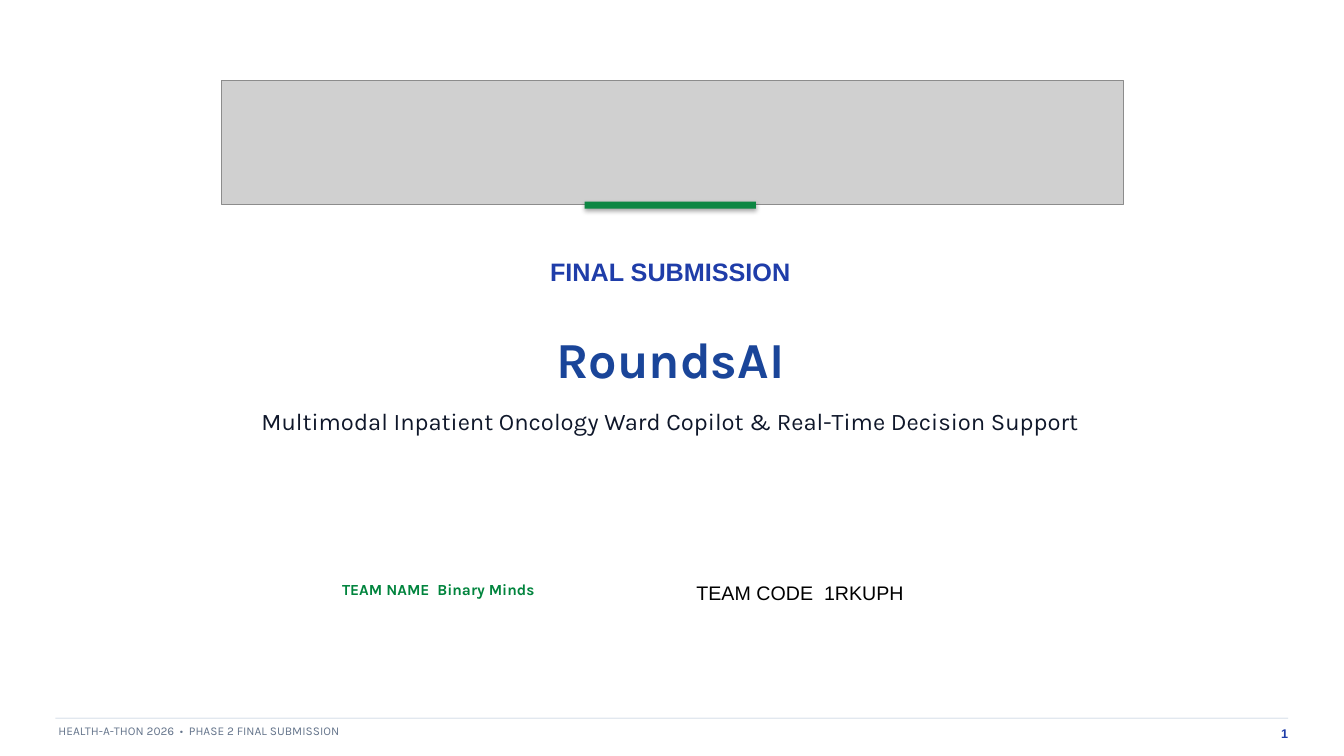
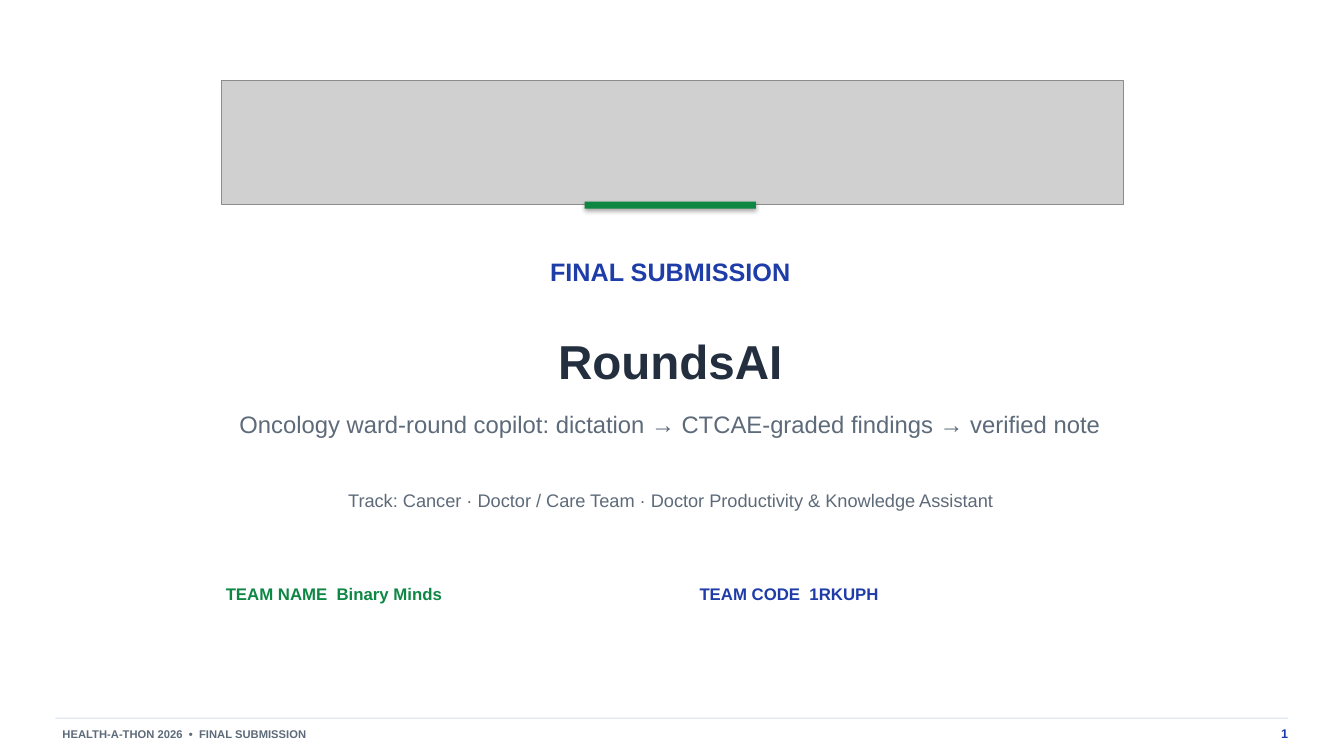
Before and after one commit to santhoshh005/Rounds_AI, a slide deck: slide 1 of docs/submissions/Deliverable_3_Final_Presentation_BinaryMinds_1RKUPH.pptx. Drawn at 1344x756 pixels with LibreOffice and Linux fonts; fonts in the diff are those of the drawing; grey boxes stand for pictures. Boxes give left, top, right and bottom in pixels: in the first picture for what was removed or moved away, otherwise in the second. Text is boxed around its words. In the diff, an @@ line names an element or a change of style, - is before the commit and + after.

Commit message:
feat: round history, accounts, truthful analytics, mobile nav, submission docs
- Station: fixed admission baseline, round history with "Start next round",
  plain "Bed · Name" patient selector, demo-only scenario dictations and guide
- Accounts: real Firebase sign-in/sign-up; profile from the signed-in user;
  isolated per-user workspaces; demo data never loaded into accounts
- Analytics: KPIs computed from recorded rounds, real cycle progress, no fake
  sync buttons, carried-forward values marked and not plotted, offline insight
  states only recorded data, consistent demo seed grades
- Backend: SSE bedside-sync relay (cross-device), grounded analytics prompt
- Fix hydration mismatch, honest speech-privacy copy (Whisper vs Live ASR),
  phone bottom navigation and drawer sizing
- Docs: README rewrite, MIT LICENSE, final deck and two-page brief on the
  Health-a-thon templates, new walkthrough video script
- Repo hygiene: tighter .gitignore, stop tracking generated next-env.d.ts

```diff
--- a/docs/submissions/Deliverable_3_Final_Presentation_BinaryMinds_1RKUPH.pptx
+++ b/docs/submissions/Deliverable_3_Final_Presentation_BinaryMinds_1RKUPH.pptx
@@ text "RoundsAI" at bbox=[558, 344, 782, 380]: size 36 to 34 pt, font Karla to Arial, text colour #1A4599 to #232F3E; less space between paragraphs @@
@@ text at bbox=[239, 415, 1100, 438]: text changed; font Karla to Arial; text colour #0F172A to #5D6A79 @@
-Multimodal Inpatient Oncology Ward Copilot & Real-Time Decision Support
+Oncology ward-round copilot: dictation → CTCAE-graded findings → verified note
@@ text added at bbox=[348, 494, 993, 511], 13 pt, text #5D6A79 @@
+Track: Cancer · Doctor / Care Team · Doctor Productivity & Knowledge Assistant
@@ text "TEAM NAME Binary Minds" at bbox=[226, 588, 441, 604]: size 11 to 12 pt, font Karla to Arial, text colour #00843D to #0D8743; alignment centre to left; less space between paragraphs @@
@@ text "TEAM CODE 1RKUPH" at bbox=[700, 588, 878, 600]: size 14 to 12 pt, text colour #000000 to #1F3DA9, bold on @@
@@ text at bbox=[62, 730, 306, 738]: text changed; size 8.5 to 8 pt; font Karla to Arial; text colour #64748B to #5D6A79; bold on @@
-HEALTH-A-THON 2026 • PHASE 2 FINAL SUBMISSION
+HEALTH-A-THON 2026 • FINAL SUBMISSION
```
Also in this commit, not shown: 5 other slides changed, 7 slides added, 6 slides removed, 17 other files.
